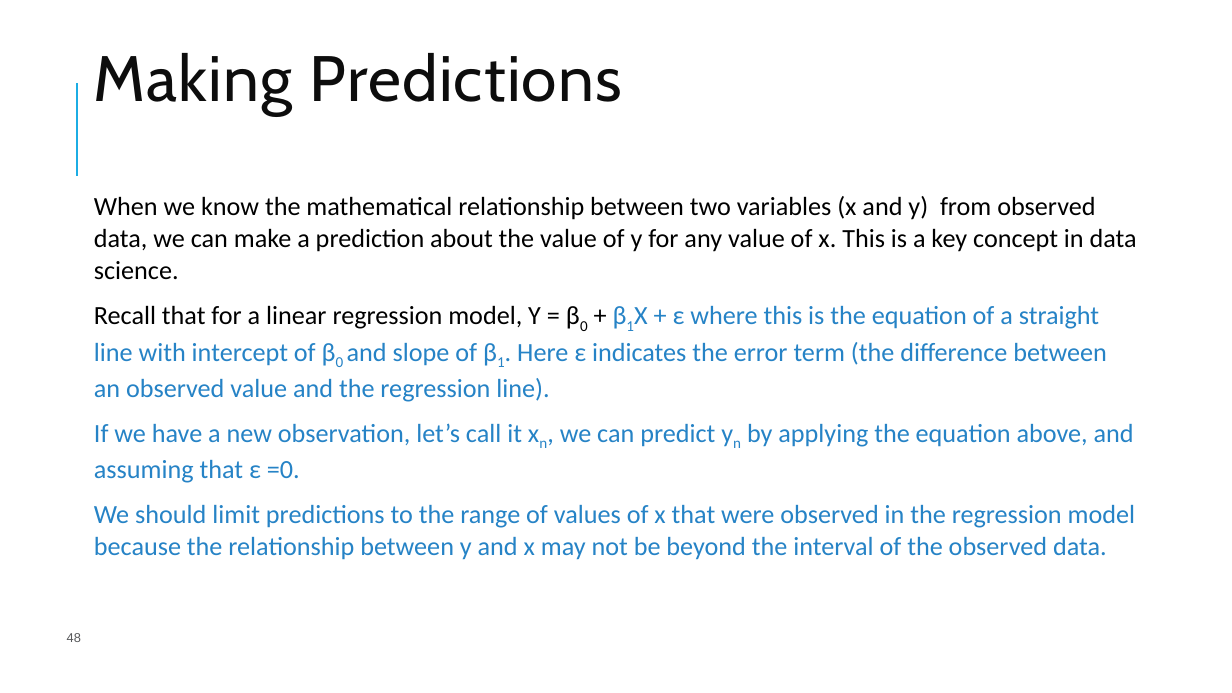
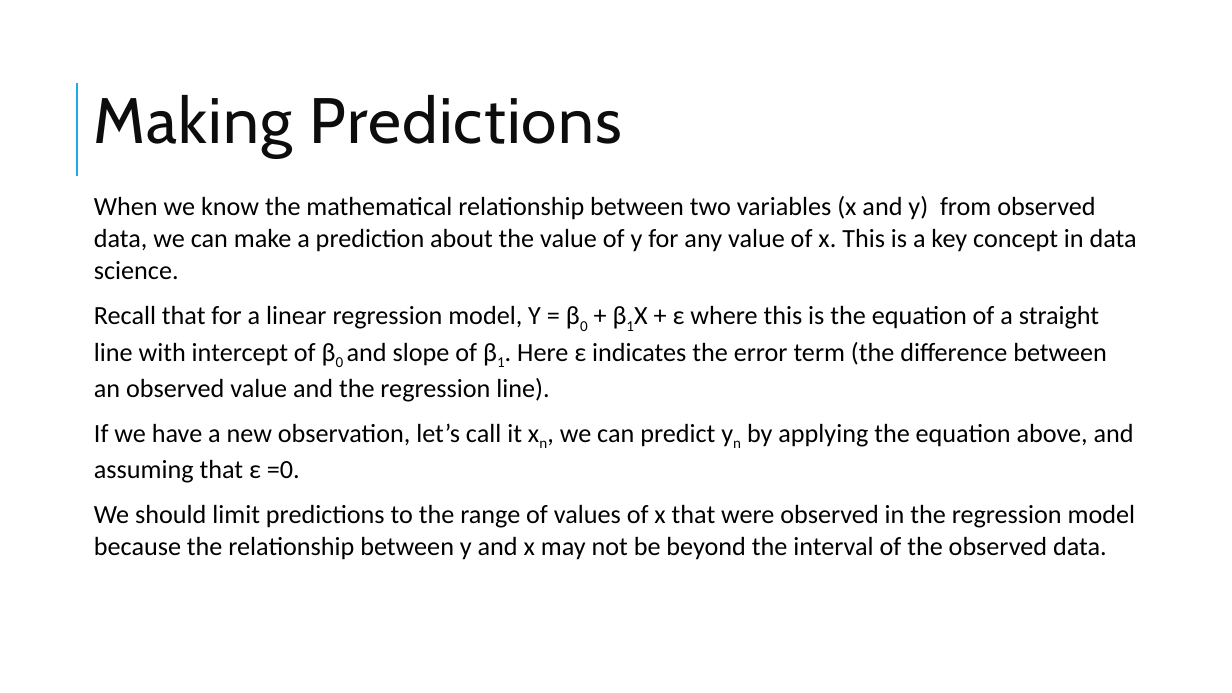
Before and after one commit to pcmathias/MSACL-data-literacy, a slide deck: slide 51 of presentations/DS 100 - Statistics Fundamentals.pptx (slide 48 before the commit). Drawn at 1232x693 pixels with LibreOffice and Linux fonts; fonts in the diff are those of the drawing; background and template pictures are left out. Boxes give left, top, right and bottom in pixels: in the first picture for what was removed or moved away, otherwise in the second. Text is boxed around its words. In the diff, an @@ line names an element or a change of style, - is before the commit and + after.

```diff
--- a/presentations/DS 100 - Statistics Fundamentals.pptx
+++ b/presentations/DS 100 - Statistics Fundamentals.pptx
@@ title "Making Predictions": place and size @@
-title "Making Predictions" at box(94, 53, 622, 116)
+title "Making Predictions" at box(94, 95, 622, 157)
@@ text at box(94, 305, 1135, 560): text colour #2683C6 to #000000 in "β1X + ε where this is the ...", "If we have a new observation, let’s ...", "We should limit predictions to the range ..." @@
@@ page number removed at box(67, 633, 81, 642) @@
-48
```
Also in this commit, not shown: 8 other slides changed, 11 slides added, 3 slides removed, 4 other files.
